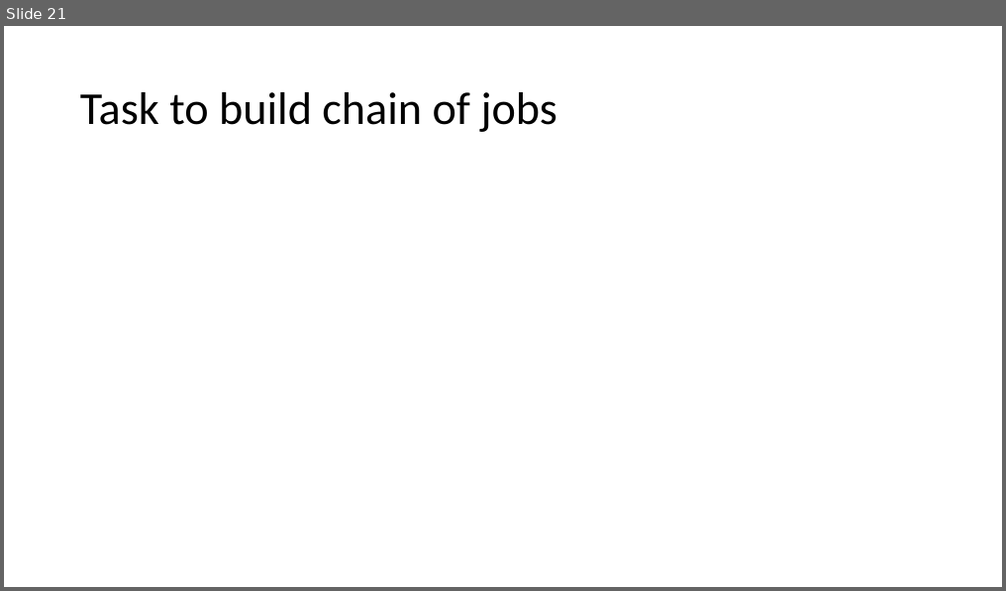
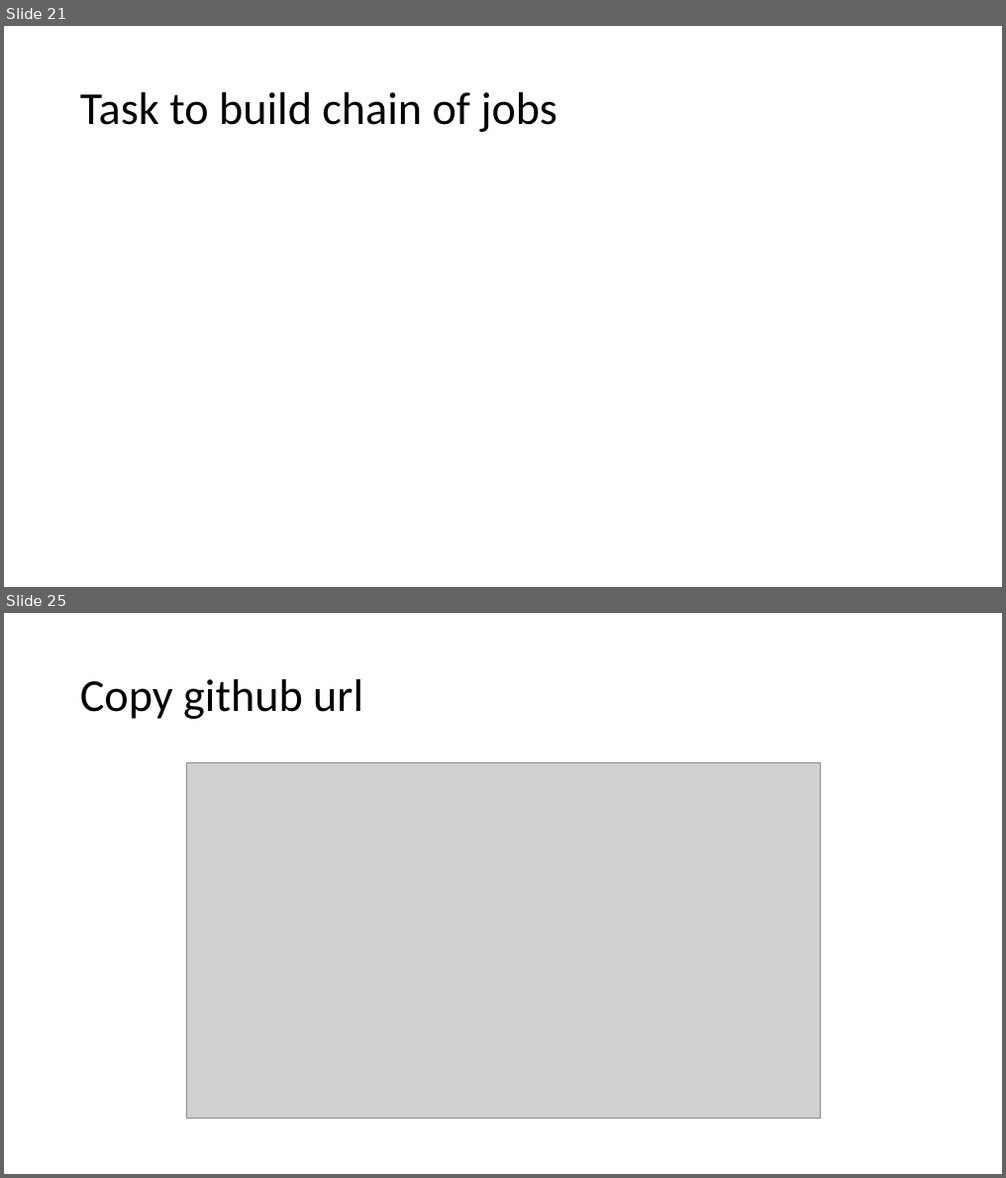
Before and after one commit to ehpvvuser/local, a slide deck: Jenkins.pptx. Shown one above the other, each under a label of ours: slide 21 before the commit, slides 21 and 25 after it; the slides between them are not shown. The pictures are 1006x591 and 1006x1178 pixels, drawn with LibreOffice and Linux fonts; fonts in the diff are those of the drawing; grey boxes stand for pictures. Boxes give left, top, right and bottom in pixels: in the first picture for what was removed or moved away, otherwise in the second. Text is boxed around its words. In the diff, an @@ line names an element or a change of style, - is before the commit and + after.

```diff
--- a/Jenkins.pptx
+++ b/Jenkins.pptx
@@ slide 25 added at [4, 613, 1002, 1174], background #FFFFFF @@
@@ title added at [80, 679, 363, 719], 44 pt, text #000000 @@
+Copy github url
@@ picture added at [186, 762, 819, 1119] @@
```
Also in this commit, not shown: 24 other slides added, 1 other file.
